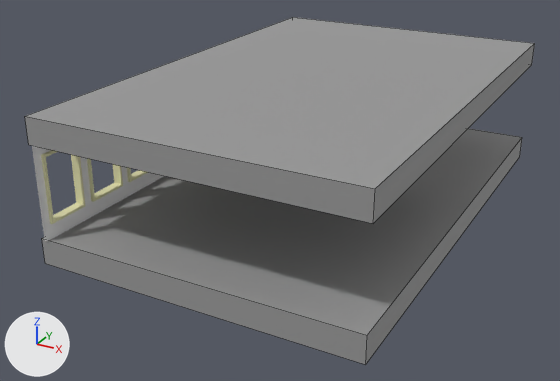
A saved change to the FBX model Assets/Lecture.fbx.
The view is the same before and after, from a 50 mm camera at (13.0, -34.1, 12.5) aimed at (-0.9, -8.9, -0.1). The axes (+X, +Y, +Z) are drawn at lower left. The lights are the same throughout. Mesh edges are drawn as thin lines on the coarser meshes.

In view in the first picture: 'Floor', 'InnerWall.001', 'Roof'.
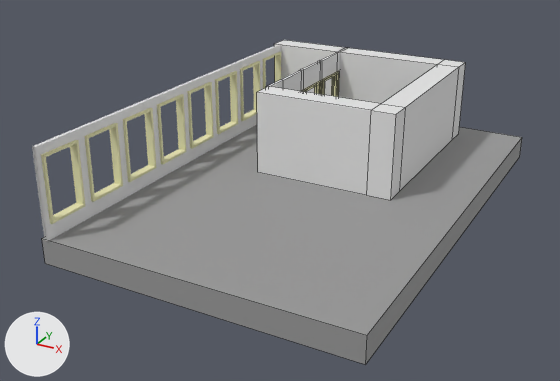
Where the change shows, as pixel boxes (x1, y1, x2, y2) in the pictures (560 x 381 px):
'Roof', deleted
    before: (25, 17, 535, 223)
'MainWalls', unchanged, uncovered by the edit
    after: (257, 40, 465, 200)
'InnerWall.001', unchanged, uncovered by the edit
    before: (32, 146, 164, 241)
    after: (32, 44, 281, 241)
'InnerWall', unchanged, uncovered by the edit
    after: (267, 48, 347, 97)

The change in detail:
Object 'Roof' (ob_roof) is deleted.
